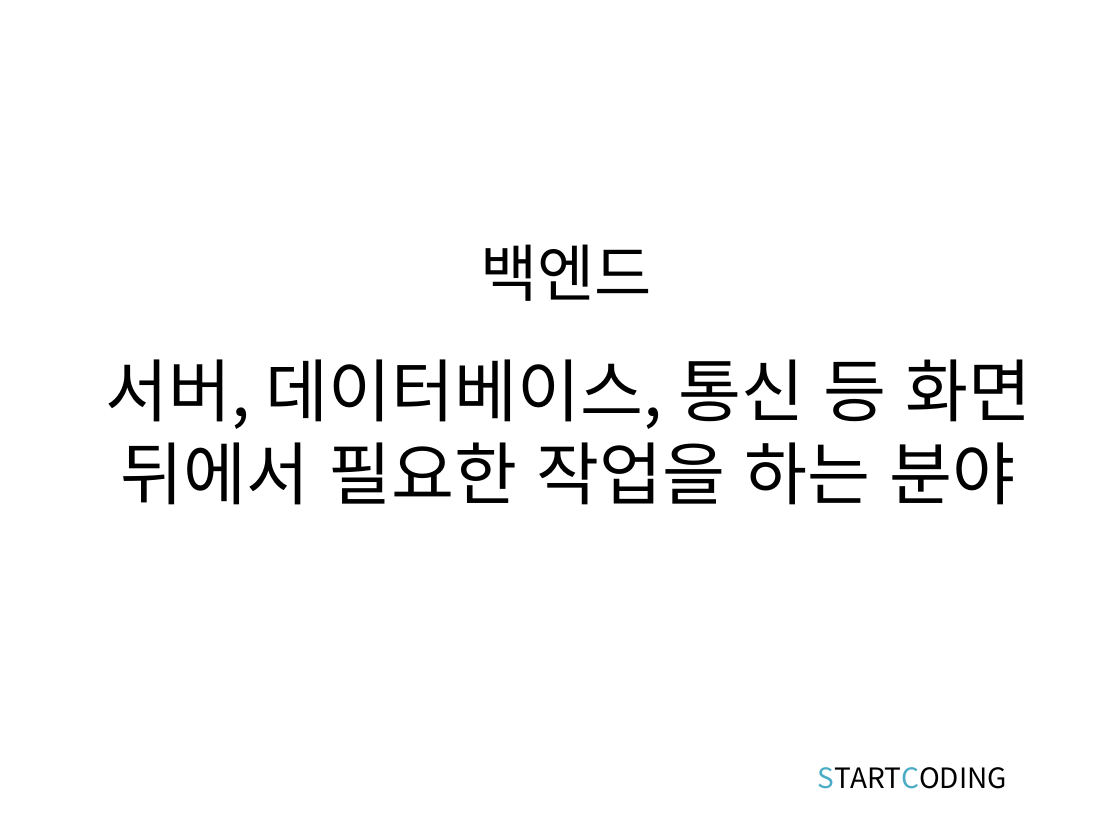
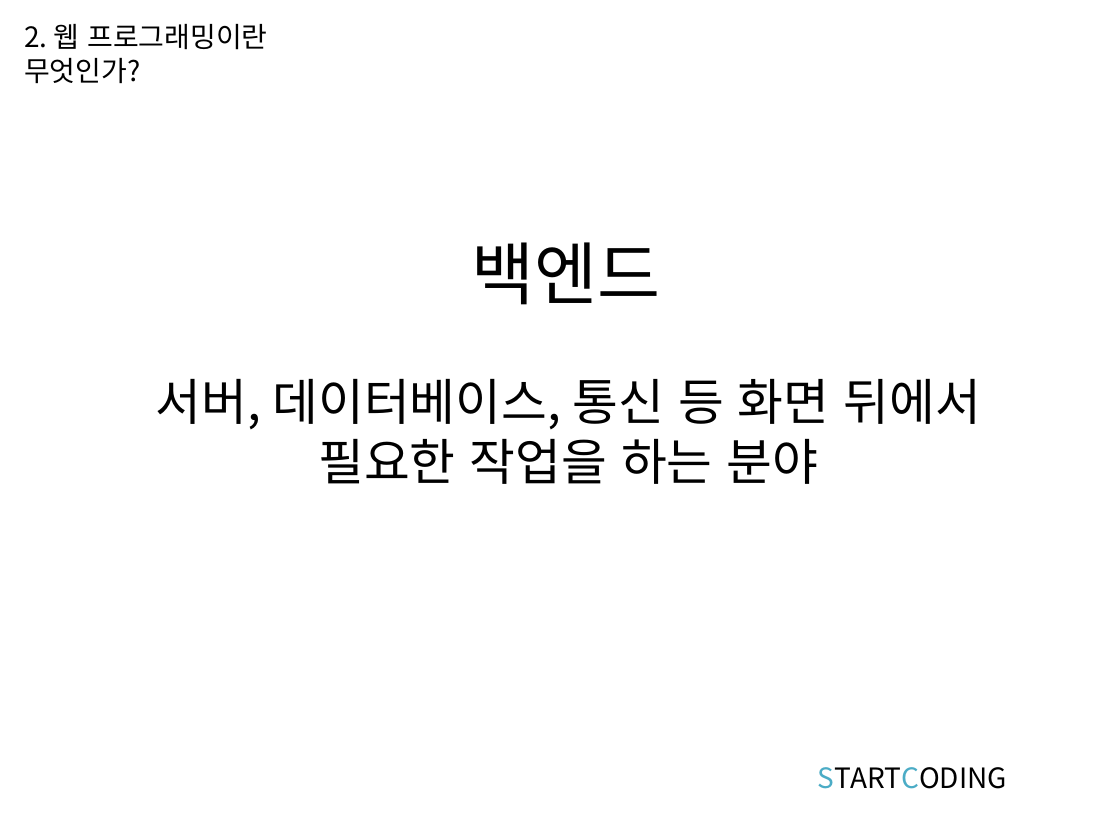
Before and after one commit to kwonkijun/web, a slide deck: slide 11 of 프론트엔드기초(PPT)/웹프로그래밍 1강_강의소개.pptx (slide 12 before the commit). Drawn at 1120x840 pixels with LibreOffice and Linux fonts; fonts in the diff are those of the drawing. Boxes give left, top, right and bottom in pixels: in the first picture for what was removed or moved away, otherwise in the second. Text is boxed around its words. In the diff, an @@ line names an element or a change of style, - is before the commit and + after.

```diff
--- a/프론트엔드기초(PPT)/웹프로그래밍 1강_강의소개.pptx
+++ b/프론트엔드기초(PPT)/웹프로그래밍 1강_강의소개.pptx
@@ text added at bbox=[24, 24, 267, 83], 18 pt, text #000000 @@
+2. 웹 프로그래밍이란 무엇인가?
@@ text "백엔드" at bbox=[471, 242, 660, 305]: size 40 to 44 pt @@
@@ title "서버, 데이터베이스, 통신 등 화면 ..." at bbox=[156, 379, 980, 484]: size 44 to 32 pt @@
```
Also in this commit, not shown: 12 other slides changed, 1 slide added, 27 other files.
